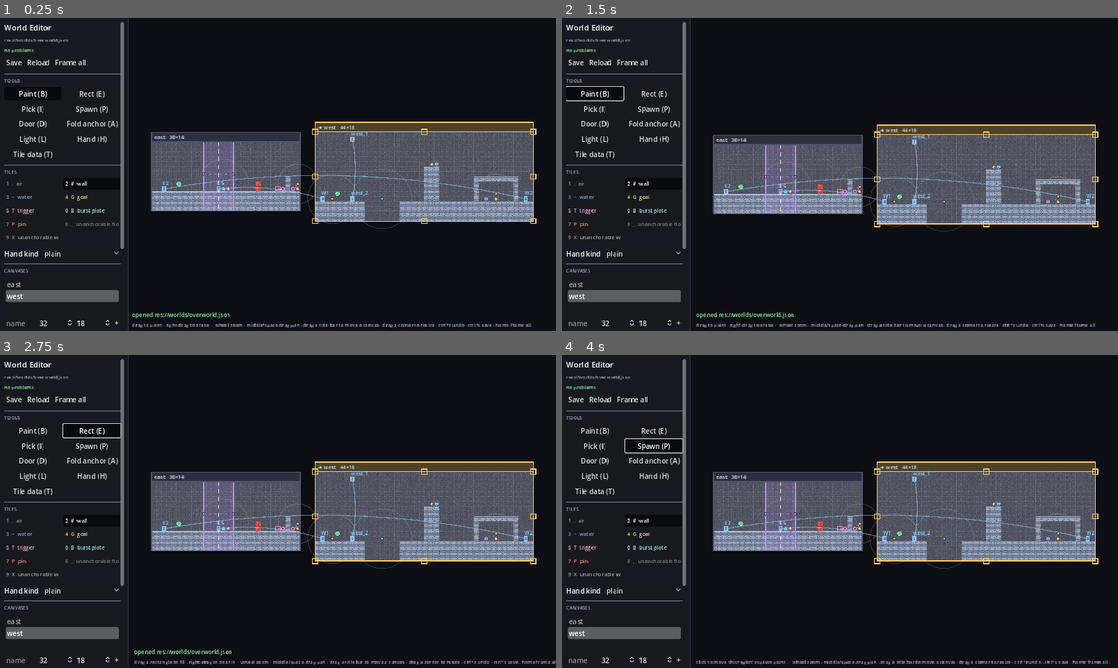
Above: before the commit, frames 1-4 (two rows, left to right).
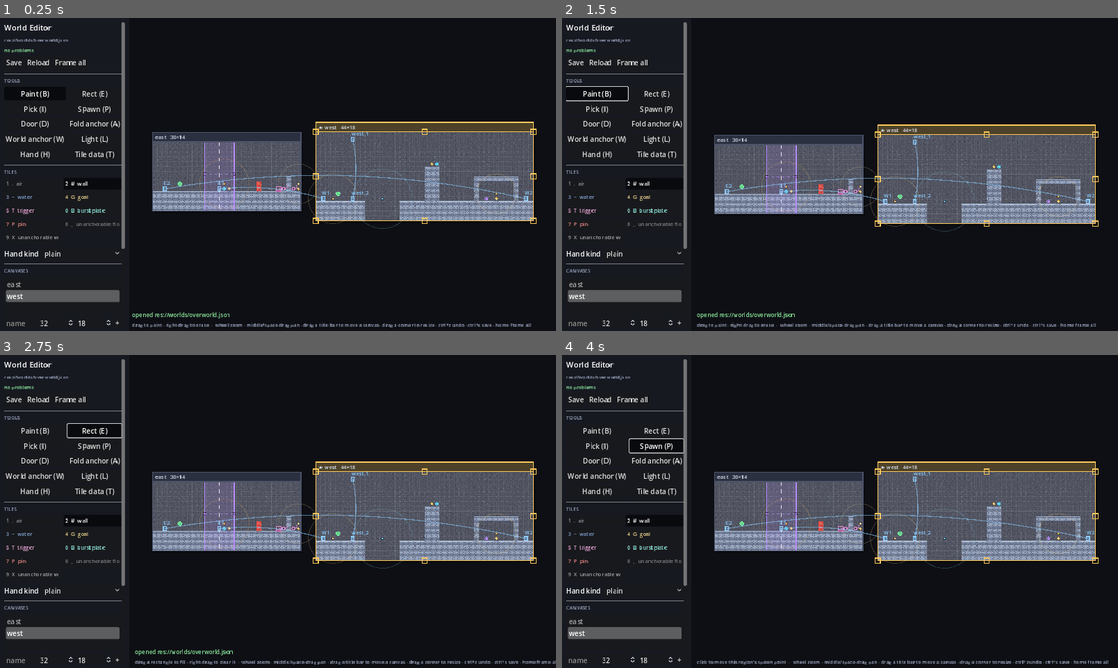
Above: after the commit, the same moments.

Repository: absent-mynd/puzzle
Game: Godot game, scene res://scenes/editor/WorldEditor.tscn
Two runs of this game, one before a commit and one after it. Both use one fixed random seed, a clock stepped at 60 frames per second and the inputs below. This scene is started directly instead of the project's main scene.
Inputs:
- Up to frame 1 (0.25 s): no input
- Up to frame 2 (1.5 s): click "Frame all" at 0.5 s; click "Paint (B)" at 1.25 s
- Up to frame 3 (2.75 s): click "Rect (E)" at 2 s
- Up to frame 4 (4 s): click "Pick (I)" at 2.75 s; click "Spawn (P)" at 3.5 s

The runs differ from the first frame. In frame 1, 5.5% of the frame differs, in the area x 1-97%, y 0-100%; in frame 2, 5.9%; in frame 3, 5.9%, in the area x 1-100%, y 0-100%; in frame 4, 5.8%.

Commit message:
Let the editor bolt an anchor into the world
`W` places a world anchor, drags declare a pair, right-click removes. The same
gesture as the fold tool on purpose — click to place, drag one onto another to
relate them — because "these two things are the same thing" is the idea this whole
system is about. What differs is what the relation MEANS: connecting two fold
anchors consumes them into a fold that ships already folded, while declaring two
world anchors leaves both standing, waiting for their channel.

The board draws the difference rather than relying on you remembering it: a world
anchor wears its kind's colour inside a white ring, with a faint circle for its span,
a line to its declared partner, and a cross through it when it arms on nothing. The
span circle is most of the reason to see one on the board at all — where the NEXT one
has to go is the thing you are authoring.

`validate()` gained the three failures the game would otherwise meet in silence: an
anchor off the sheet binds to nothing, one on an unanchorable tile is refused at the
fuse, and one naming a partner that is not there is half a fold that can never go.

Undo needed nothing: the editor snapshots `to_dict()`, and anchors round-trip.

Co-Authored-By: Claude Opus 5 <noreply@anthropic.com>
Claude-Session: https://claude.ai/code/session_018FxY7iWuFEBsY1p6DS61R7

Diff:
--- a/scripts/editor/EditorBoard.gd
+++ b/scripts/editor/EditorBoard.gd
@@ -64,6 +64,9 @@
 const C_DOOR := Color(0.55, 0.80, 1.0)
 const C_DOOR_LOOSE := Color(1.0, 0.45, 0.45)
 const C_ANCHOR := Color(1.00, 0.62, 0.36)
+## A world anchor is drawn in its own hand's colour; this is the ring that says the
+## world put it there rather than that it is waiting to become a fold.
+const C_BOLT := Color(0.86, 0.88, 0.94)
 const C_FOLD := Color(0.72, 0.55, 1.00)
 const C_STRIP := Color(0.72, 0.55, 1.00, 0.16)
 const C_HOVER := Color(1, 1, 1, 0.22)
@@ -129,6 +132,7 @@
 	_draw_spawn(doc, id, cell)
 	_draw_lights(doc, id, cell)
 	_draw_hands(doc, id, cell)
+	_draw_world_anchors(doc, id, cell)
 	_draw_doors(doc, id, cell)
 	_draw_hover(doc, id, cell)
 	_origin = Vector2.ZERO
@@ -373,6 +377,37 @@
 		draw_arc(at, cell * 0.30, 0, TAU, 20, col, _px(LINE_PX))
 
 
+## Anchors the world ships STANDING, with the reach each one has.
+##
+## Drawn distinctly from the fold tool's scratch anchors on purpose: those are half a
+## fold you have not finished authoring, these are objects that will be in the world.
+## The span circle is the whole reason to see one on the board at all — where the next
+## one has to go to pair with it is the thing you are authoring.
+func _draw_world_anchors(doc: EditorDoc, id: String, cell: float) -> void:
+	var anchors: Array = doc.region(id).get("anchors", [])
+	var by_key: Dictionary = {}
+	for anchor in anchors:
+		if anchor.key != "":
+			by_key[anchor.key] = anchor
+	for anchor in anchors:
+		var at := _center(anchor.cell, cell)
+		var col: Color = HandTypes.color(anchor.hand)
+		# Only a proximity anchor HAS a reach — one waiting on a channel pairs with the
+		# partner it names, at any distance, so a circle round it would be a lie.
+		if anchor.arms == Anchor.PROXIMITY:
+			draw_arc(at, HandTypes.span(anchor.hand) * cell, 0, TAU, 64,
+				Color(col, 0.18), _px(LINE_PX))
+		draw_circle(at, cell * 0.16, col)
+		draw_arc(at, cell * 0.30, 0, TAU, 20, C_BOLT, _px(LINE_PX))
+		if anchor.arms == Anchor.NEVER:
+			# Scenery: crossed through, because it will never do anything.
+			var r := cell * 0.30
+			draw_line(at + Vector2(-r, -r), at + Vector2(r, r), C_BOLT, _px(LINE_PX))
+		if anchor.pair_key != "" and by_key.has(anchor.pair_key):
+			draw_line(at, _center((by_key[anchor.pair_key] as Anchor).cell, cell),
+				Color(C_BOLT, 0.45), _px(LINE_PX))
+
+
 func _draw_doors(doc: EditorDoc, id: String, cell: float) -> void:
 	for door_id in doc.world.doors:
 		var d: Dictionary = doc.world.doors[door_id]
--- a/scripts/editor/EditorDoc.gd
+++ b/scripts/editor/EditorDoc.gd
@@ -629,6 +629,86 @@
 		if a != cell:
 			list.append({"x": a.x, "y": a.y})
 	_editor_block(id)["anchors"] = list
+	return true
+
+
+# ---------------------------------------------------------------------------
+# World anchors — the ones that ship STANDING
+# ---------------------------------------------------------------------------
+
+## An anchor in `regions[].anchors` is a different thing from the scratch anchors
+## above, and the difference is worth stating because they look identical on the
+## board: those are a fold you have not finished AUTHORING, and these are anchors
+## that ship, stand in the world, and pair with whatever comes within reach.
+##
+## Always bolted (`Anchor.BOLTED`) — see `Anchor`. There is no `kind` argument here
+## for the same reason there is no bond one: what an authored anchor is FOR is the
+## arming rule, and its kind follows from that. Give it one from the inspector when
+## the inspector learns about anchors.
+
+func world_anchors_of(id: String) -> Array:
+	return world.anchors_of(id)
+
+
+func world_anchor_at(id: String, cell: Vector2i) -> int:
+	if not world.regions.has(id):
+		return -1
+	var list: Array = world.regions[id].get("anchors", [])
+	for i in range(list.size()):
+		if (list[i] as Anchor).cell == cell:
+			return i
+	return -1
+
+
+## Drive an anchor into the region's own sheet. `arms` is `Anchor.PROXIMITY`,
+## `Anchor.NEVER`, or a channel name.
+func add_world_anchor(id: String, cell: Vector2i, kind: int = HandTypes.PLAIN,
+		arms: String = Anchor.PROXIMITY, tag: String = "") -> bool:
+	if not world.regions.has(id) or not EditorTools.in_bounds(cell, size_of(id)):
+		return false
+	if world_anchor_at(id, cell) >= 0:
+		return false            # a site holds one anchor, in the editor as in the game
+	_snapshot(tag)
+	var anchor := Anchor.new()
+	anchor.cell = cell
+	anchor.hand = kind
+	anchor.arms = arms
+	anchor.bond = Anchor.BOLTED
+	anchor.region = id
+	var list: Array = world.regions[id].get("anchors", [])
+	list.append(anchor)
+	world.regions[id]["anchors"] = list
+	return true
+
+
+func remove_world_anchor(id: String, cell: Vector2i, tag: String = "") -> bool:
+	var at := world_anchor_at(id, cell)
+	if at < 0:
+		return false
+	_snapshot(tag)
+	var list: Array = world.regions[id]["anchors"]
+	list.remove_at(at)
+	world.regions[id]["anchors"] = list
+	return true
+
+
+## Declare two authored anchors as a pair, so they fold together whatever the
+## distance between them. Names are generated from the region, as door ids are, so a
+## file stays readable. Returns whether the pair was made.
+func pair_world_anchors(id: String, a: Vector2i, b: Vector2i, tag: String = "") -> bool:
+	var ia := world_anchor_at(id, a)
+	var ib := world_anchor_at(id, b)
+	if ia < 0 or ib < 0 or ia == ib:
+		return false
+	_snapshot(tag)
+	var list: Array = world.regions[id]["anchors"]
+	var first: Anchor = list[ia]
+	var second: Anchor = list[ib]
+	var stem := "%s_%d" % [id, list.size()]
+	first.key = "%s_a" % stem
+	second.key = "%s_b" % stem
+	first.pair_key = second.key
+	second.pair_key = first.key
 	return true
 
 
@@ -881,6 +961,26 @@
 			out.append({"severity": "warn", "region": id,
 				"message": "%d fold anchor(s) placed but not connected" %
 					world.unpaired_anchors(id).size()})
+
+		# World anchors. The failures worth reporting are the ones the GAME will meet
+		# in silence: an anchor off the sheet binds to nothing, one on an unanchorable
+		# tile is refused at the fuse, and a declared pair whose partner is missing is
+		# half a fold that can never go.
+		var anchor_keys: Dictionary = {}
+		for anchor in world.regions[id].get("anchors", []):
+			if anchor.key != "":
+				anchor_keys[anchor.key] = true
+		for anchor in world.regions[id].get("anchors", []):
+			if not EditorTools.in_bounds(anchor.cell, size):
+				out.append({"severity": "error", "region": id,
+					"message": "world anchor at %s is outside the region" % anchor.cell})
+				continue
+			if TileTypes.blocks_anchor(EditorTools.type_of_char(char_at(id, anchor.cell))):
+				out.append({"severity": "warn", "region": id,
+					"message": "world anchor at %s is on an unanchorable tile" % anchor.cell})
+			if anchor.pair_key != "" and not anchor_keys.has(anchor.pair_key):
+				out.append({"severity": "warn", "region": id,
+					"message": "world anchor at %s names a partner that is not here" % anchor.cell})
 
 		for light in world.regions[id].get("lights", []):
 			if not EditorTools.in_bounds(light.cell, size):
--- a/scripts/editor/EditorUI.gd
+++ b/scripts/editor/EditorUI.gd
@@ -179,6 +179,7 @@
 		[WorldEditor.Tool.PAINT, "Paint (B)"], [WorldEditor.Tool.RECT, "Rect (E)"],
 		[WorldEditor.Tool.PICK, "Pick (I)"], [WorldEditor.Tool.SPAWN, "Spawn (P)"],
 		[WorldEditor.Tool.DOOR, "Door (D)"], [WorldEditor.Tool.FOLD, "Fold anchor (A)"],
+		[WorldEditor.Tool.ANCHOR, "World anchor (W)"],
 		[WorldEditor.Tool.LIGHT, "Light (L)"], [WorldEditor.Tool.HAND, "Hand (H)"],
 		[WorldEditor.Tool.TILE, "Tile data (T)"],
 	]:
--- a/scripts/editor/WorldEditor.gd
+++ b/scripts/editor/WorldEditor.gd
@@ -37,7 +37,7 @@
 const MIN_CELLS := 2
 const MAX_CELLS := 512
 
-enum Tool { PAINT, RECT, PICK, SPAWN, DOOR, FOLD, LIGHT, HAND, TILE }
+enum Tool { PAINT, RECT, PICK, SPAWN, DOOR, FOLD, ANCHOR, LIGHT, HAND, TILE }
 
 ## Tool -> the one-line hint the status bar shows. Kept beside the enum so adding a
 ## tool means adding a row, not hunting for the place that describes it.
@@ -48,6 +48,7 @@
 	Tool.SPAWN: "click to move this region's spawn point",
 	Tool.DOOR: "click to place a door · drag door→door to connect · right-click to remove",
 	Tool.FOLD: "click to place an anchor · drag anchor→anchor to make a pre-placed fold · right-click to remove",
+	Tool.ANCHOR: "click to bolt an anchor into the world · drag anchor→anchor to declare a pair · right-click to remove",
 	Tool.LIGHT: "click to place a light · right-click to remove",
 	Tool.HAND: "click to leave a hand on the ground · right-click to remove",
 	Tool.TILE: "click a tile to edit what it DOES · right-click to clear its settings",
@@ -62,6 +63,11 @@
 var tool: int = Tool.PAINT
 var brush: String = "#"
 var hand_kind: int = HandTypes.PLAIN
+## What a world anchor placed now will ARM on: `Anchor.PROXIMITY`, `Anchor.NEVER`,
+## or a channel name. Tool state rather than a per-anchor prompt, for the same reason
+## `hand_kind` is: you place several of a kind at a time, and a dialog per click is a
+## dialog you learn to dismiss.
+var anchor_arms: String = Anchor.PROXIMITY
 
 # --- Selection and hover ---
 var selected_region: String = ""
@@ -424,6 +430,8 @@
 			_door_press(id, cell, at, alt)
 		Tool.FOLD:
 			_fold_press(id, cell, at, alt)
+		Tool.ANCHOR:
+			_anchor_press(id, cell, at, alt)
 		Tool.LIGHT:
 			if alt:
 				doc.remove_light(id, cell)
@@ -481,6 +489,23 @@
 	if not doc.has_anchor(id, cell):
 		doc.add_anchor(id, cell)
 	_gesture = {"kind": "link_fold", "id": id, "from": cell, "at": at}
+
+
+## The world-anchor tool. Deliberately the same GESTURE as the fold tool — click to
+## place, drag one onto another to relate them — because "these two things are the
+## same thing" is one idea, and it is the idea this whole system is about. What
+## differs is what the relation MEANS: connecting two fold anchors consumes them into
+## a fold that ships already folded, while declaring two world anchors leaves both
+## standing and waiting for their channel.
+func _anchor_press(id: String, cell: Vector2i, at: Vector2, alt: bool) -> void:
+	if alt:
+		doc.remove_world_anchor(id, cell)
+		return
+	if doc.world_anchor_at(id, cell) < 0 \
+			and not doc.add_world_anchor(id, cell, hand_kind, anchor_arms):
+		toast("nothing to bolt an anchor to there", EditorBoard.C_WARN)
+		return
+	_gesture = {"kind": "pair_anchor", "id": id, "from": cell, "at": at}
 
 
 func _drag(at: Vector2, relative: Vector2) -> void:
@@ -501,7 +526,7 @@
 			board.drop_tile_cache(id)
 		"rect":
 			_gesture["to"] = cell_at(String(_gesture["id"]), at)
-		"link_door", "link_fold":
+		"link_door", "link_fold", "pair_anchor":
 			_gesture["at"] = at
 	board.queue_redraw()
 
@@ -518,8 +543,25 @@
 			_finish_door_link(at)
 		"link_fold":
 			_finish_fold_link(at)
+		"pair_anchor":
+			_finish_anchor_pair(at)
 	_end_gesture()
 	refresh()
+
+
+## Declare the two anchors a drag connected. Both stay standing — that is the whole
+## difference from `_finish_fold_link`, which consumes its two into a fold.
+func _finish_anchor_pair(at: Vector2) -> void:
+	var id := String(_gesture["id"])
+	var from: Vector2i = _gesture["from"]
+	if hover_region != "" and hover_region != id:
+		toast("a declared pair's two anchors must be in the same region", EditorBoard.C_WARN)
+		return
+	var target := cell_at(id, at)
+	if target == from or doc.world_anchor_at(id, target) < 0:
+		return
+	if doc.pair_world_anchors(id, from, target):
+		toast("anchors declared — they fold together whatever the distance", EditorBoard.C_OK)
 
 
 func _end_gesture() -> void:
@@ -780,6 +822,7 @@
 		KEY_P: set_tool(Tool.SPAWN)
 		KEY_D: set_tool(Tool.DOOR)
 		KEY_A: set_tool(Tool.FOLD)
+		KEY_W: set_tool(Tool.ANCHOR)
 		KEY_L: set_tool(Tool.LIGHT)
 		KEY_H: set_tool(Tool.HAND)
 		KEY_T: set_tool(Tool.TILE)
--- a/scripts/tests/test_editor_doc.gd
+++ b/scripts/tests/test_editor_doc.gd
@@ -477,6 +477,78 @@
 	doc.link_doors(a, b)
 	doc.remove_door(a)
 	assert_eq(String(doc.world.doors[b]["pair"]), "", "no dangling pair is left behind")
+
+
+# ---------------------------------------------------------------------------
+# World anchors — the ones that ship STANDING
+# ---------------------------------------------------------------------------
+
+func test_a_world_anchor_ships_standing():
+	var doc := _doc()
+	assert_true(doc.add_world_anchor("west", Vector2i(1, 1)), "the anchor went in")
+	var anchors: Array = doc.world_anchors_of("west")
+	assert_eq(anchors.size(), 1, "and it is in the region, not in the editor's scratch")
+	assert_eq(anchors[0].cell, Vector2i(1, 1), "on the cell that was clicked")
+	assert_eq(anchors[0].bond, Anchor.BOLTED,
+		"authored anchors are the world's — a loose one would be a free hand")
+	assert_eq(doc.anchors_of("west"), [], "and it is not a half-authored fold")
+	assert_eq(doc.folds_of("west").size(), 0, "nor a fold")
+
+
+func test_a_world_anchor_site_holds_one_anchor():
+	var doc := _doc()
+	doc.add_world_anchor("west", Vector2i(1, 1))
+	assert_false(doc.add_world_anchor("west", Vector2i(1, 1)),
+		"the same rule the game refuses a second hand by")
+
+
+func test_a_world_anchor_outside_the_region_is_refused():
+	var doc := _doc()
+	assert_false(doc.add_world_anchor("west", Vector2i(999, 999)),
+		"an anchor off the sheet has nothing to be pinned to")
+
+
+func test_world_anchors_can_be_declared_a_pair():
+	var doc := _doc()
+	doc.add_world_anchor("west", Vector2i(1, 1), HandTypes.PLAIN, "vault")
+	doc.add_world_anchor("west", Vector2i(6, 1), HandTypes.PLAIN, "vault")
+	assert_true(doc.pair_world_anchors("west", Vector2i(1, 1), Vector2i(6, 1)),
+		"the two were declared with each other")
+	var anchors: Array = doc.world_anchors_of("west")
+	assert_eq(anchors[0].pair_key, anchors[1].key, "each names the other")
+	assert_eq(anchors[1].pair_key, anchors[0].key, "both ways")
+	assert_eq(anchors[0].arms, "vault", "and they still wait on their channel")
+
+
+func test_a_world_anchor_off_the_sheet_or_on_a_bad_tile_is_reported():
+	var doc := _doc()
+	doc.add_world_anchor("west", Vector2i(1, 1))
+	doc.paint("west", Vector2i(1, 1), "X")                # unanchorable wall
+	var warned := false
+	for issue in doc.validate():
+		if String(issue["message"]).contains("unanchorable"):
+			warned = true
+	assert_true(warned, "an anchor the fuse would refuse is worth saying out loud")
+
+
+func test_a_world_anchor_naming_a_missing_partner_is_reported():
+	var doc := _doc()
+	doc.add_world_anchor("west", Vector2i(1, 1))
+	(doc.world.regions["west"]["anchors"][0] as Anchor).pair_key = "nobody"
+	var warned := false
+	for issue in doc.validate():
+		if String(issue["message"]).contains("partner that is not here"):
+			warned = true
+	assert_true(warned, "half a declared pair can never fold, and says so")
+
+
+func test_removing_a_world_anchor_is_undoable():
+	var doc := _doc()
+	doc.add_world_anchor("west", Vector2i(1, 1))
+	assert_true(doc.remove_world_anchor("west", Vector2i(1, 1)), "it came out")
+	assert_eq(doc.world_anchors_of("west").size(), 0, "and is gone")
+	doc.undo()
+	assert_eq(doc.world_anchors_of("west").size(), 1, "undo puts it back")
 
 
 # ---------------------------------------------------------------------------
Not shown, changed: STATUS.md
Not shown, changed: docs/features/WORLD_EDITOR.md
